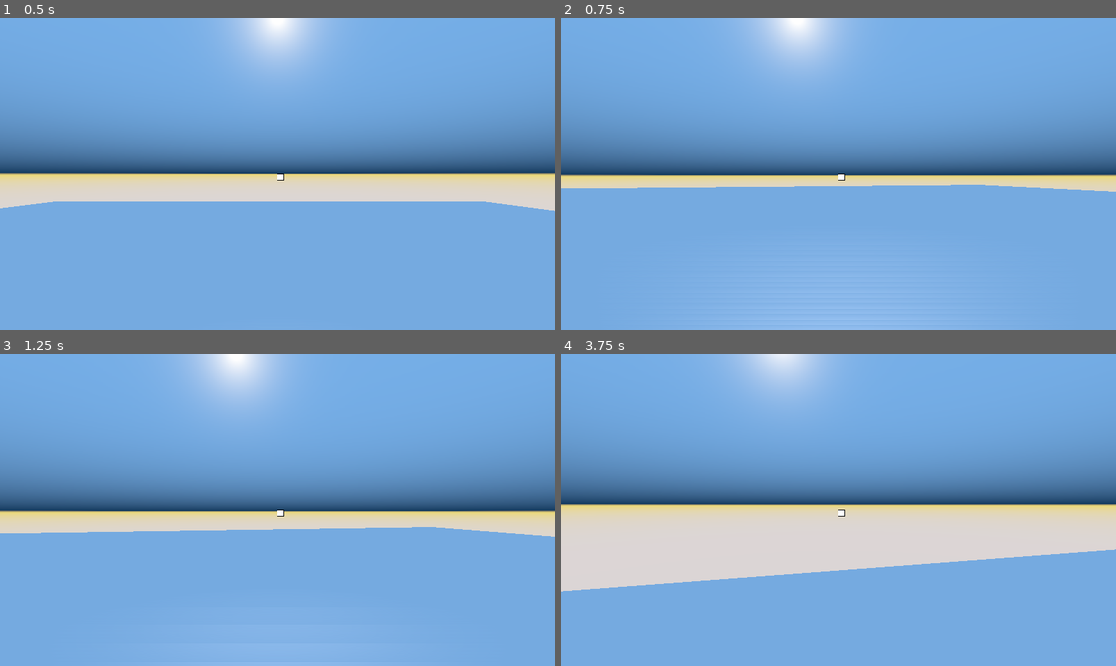
Above: before the commit, frames 1-4 (two rows, left to right).
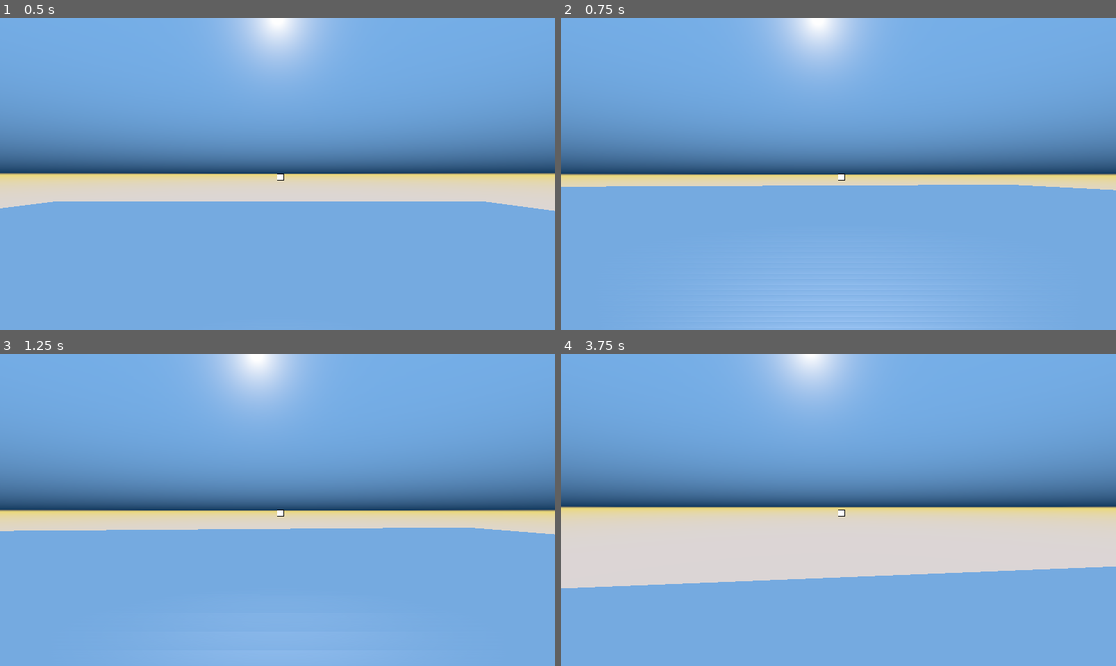
Above: after the commit, the same moments.

Repository: CS-Cafe/Lets-Make-A-Game
Game: Godot game, scene res://Scenes/DemoScene.tscn
The game is run twice, just before and just after one commit, with the same random seed, the same clock (stepped at 60 frames per second) and the same inputs.
Inputs (mouse positions are in pixels of both pictures, inside the frame that each line leads up to):
- Up to frame 1 (0.5 s): no input
- Up to frame 2 (0.75 s): move the mouse to (866, 174) at 0.52 s; hold W (movement_forward) from 0.53 s (still down); right-click (866, 174) at 0.6 s
- Up to frame 3 (1.25 s): keep holding W (movement_forward); tap Space (movement_jump) at 0.77 s
- Up to frame 4 (3.75 s): keep holding W (movement_forward); move the mouse to (810, 510) at 1.27 s; tap Shift (movement_sprint) at 1.35 s; tap Space (movement_jump) at 1.52, 3.02 s; move the mouse to (849, 503) at 2.02 s; tap F (player_flashlight) at 2.1 s; move the mouse to (832, 516) at 2.77 s; right-click (832, 516) at 2.85 s; move the mouse to (877, 513) at 3.52 s; hold Shift (movement_sprint) from 3.53 s (still down)

Frame 1 is identical in both runs. In frame 2, 2.2% of the frame differs, in the area x 0-100%, y 0-56%; in frame 3, 2.3%; in frame 4, 5.6%, in the area x 0-100%, y 0-77%.

Commit message:
messing with values

Diff:
--- a/$GAMENAME/Scenes/DemoScene.tscn
+++ b/$GAMENAME/Scenes/DemoScene.tscn
@@ -37,10 +37,6 @@
 
 [node name="fps_player" parent="." instance=ExtResource( 1 )]
 transform = Transform( 1, 0, 0, 0, 1, 0, 0, 0, 1, 1.80902, 9.72751, 1.60423 )
-OBJECT_THROW_FORCE = 0
-OBJECT_GRAB_DISTANCE = 5
-OBJECT_GRAB_RAY_DISTANCE = 6
-MOUSE_SENSITIVITY = 0.1
 
 [node name="WorldEnvironment" type="WorldEnvironment" parent="."]
 environment = SubResource( 3 )
--- a/$GAMENAME/project.godot
+++ b/$GAMENAME/project.godot
@@ -18,6 +18,10 @@
 
 window/size/width=1920
 window/size/height=1080
+
+[global]
+
+delta=false
 
 [input]
 
